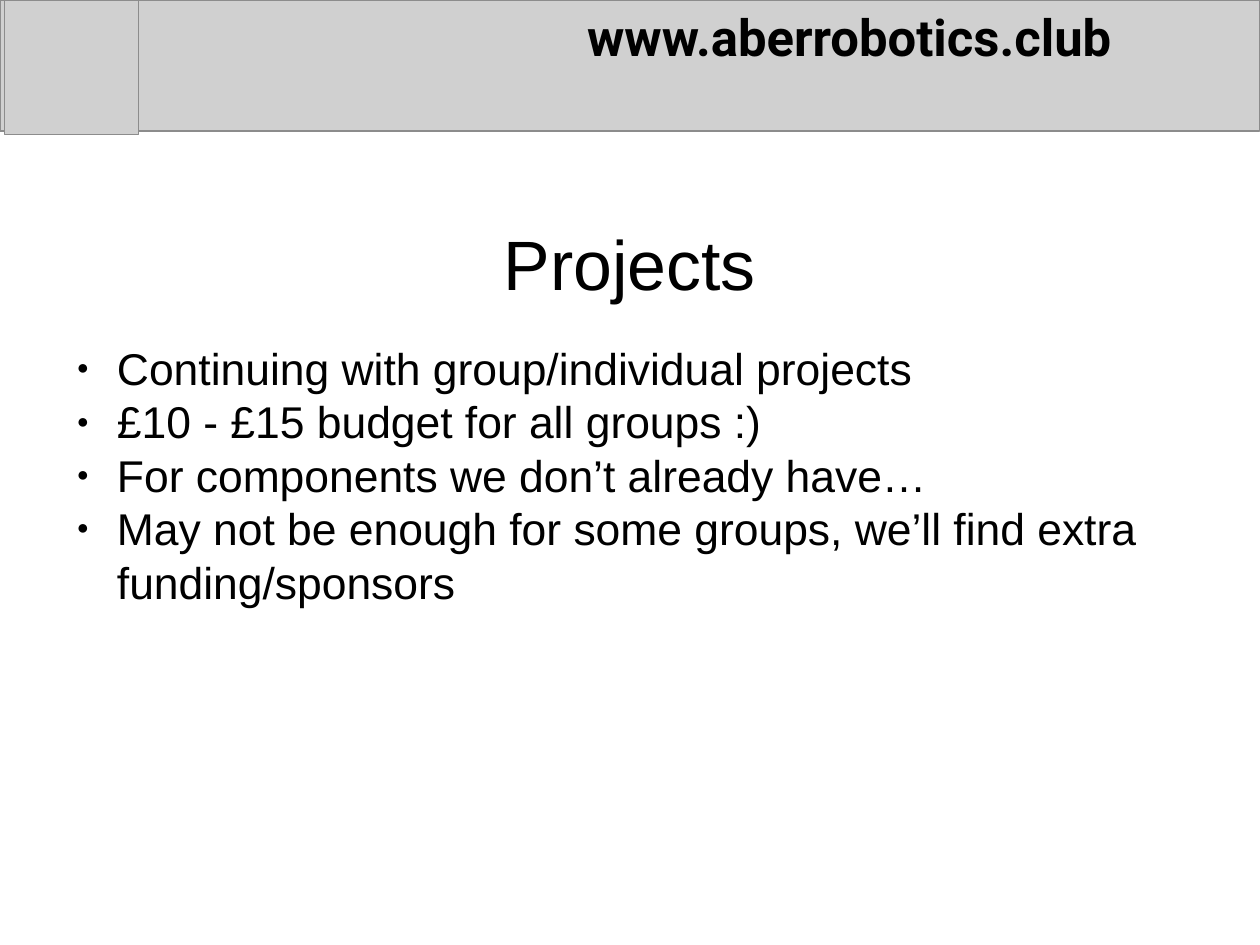
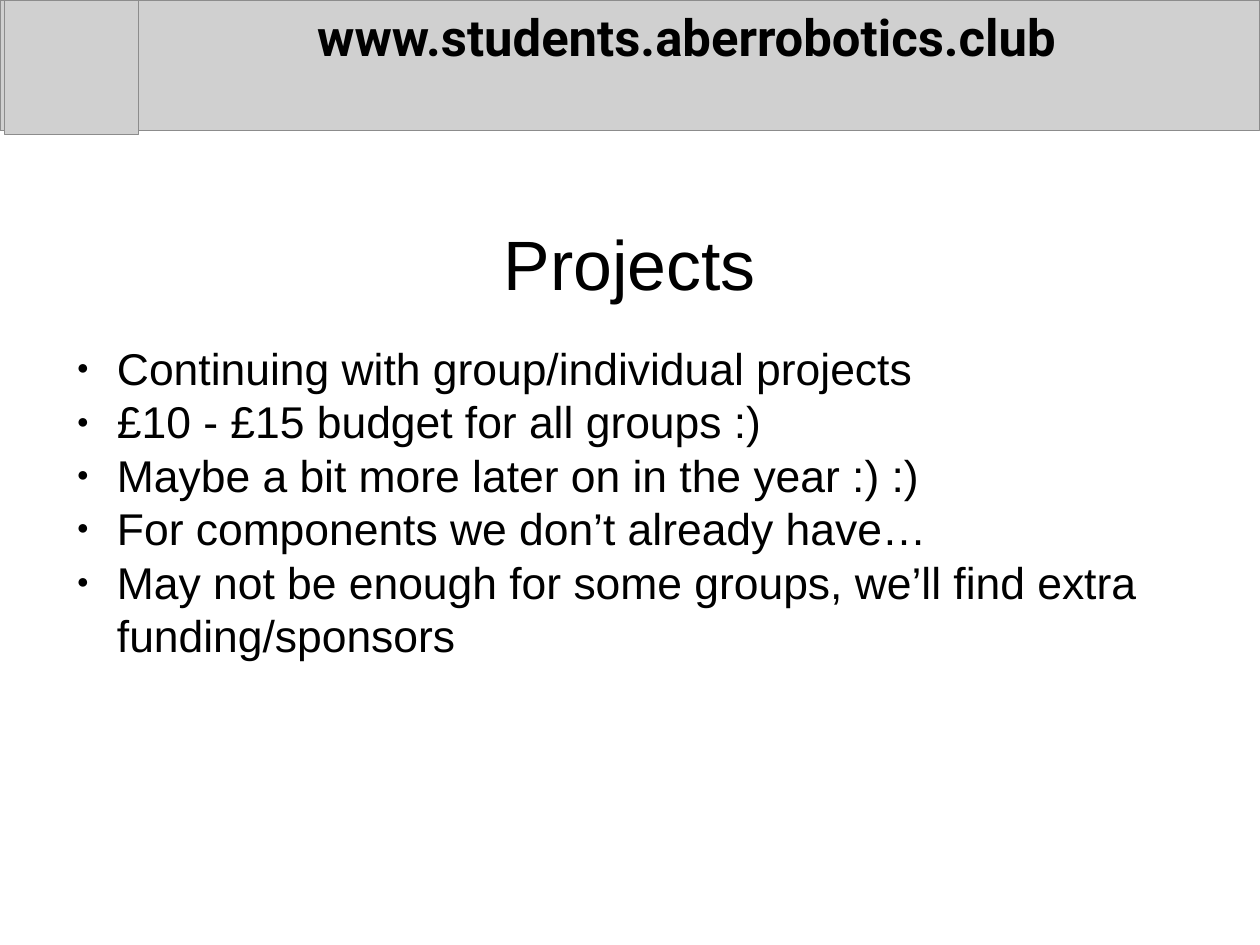
Before and after one commit to arcub/arcub.github.io, a slide deck: slide 3 of news/2018-02-07.pptx (slide 4 before the commit). Drawn at 1260x945 pixels with LibreOffice and Linux fonts; fonts in the diff are those of the drawing; grey boxes stand for pictures. Boxes give left, top, right and bottom in pixels: in the first picture for what was removed or moved away, otherwise in the second. Text is boxed around its words. In the diff, an @@ line names an element or a change of style, - is before the commit and + after.

```diff
--- a/news/2018-02-07.pptx
+++ b/news/2018-02-07.pptx
@@ text at (317,18,1055,57): text changed @@
-www.aberrobotics.club
+www.students.aberrobotics.club
@@ text at (117,459,840,501): paragraph added @@
+● Maybe a bit more later on in the year :) :)
```
Also in this commit, not shown: 5 other slides changed, 4 slides added.
